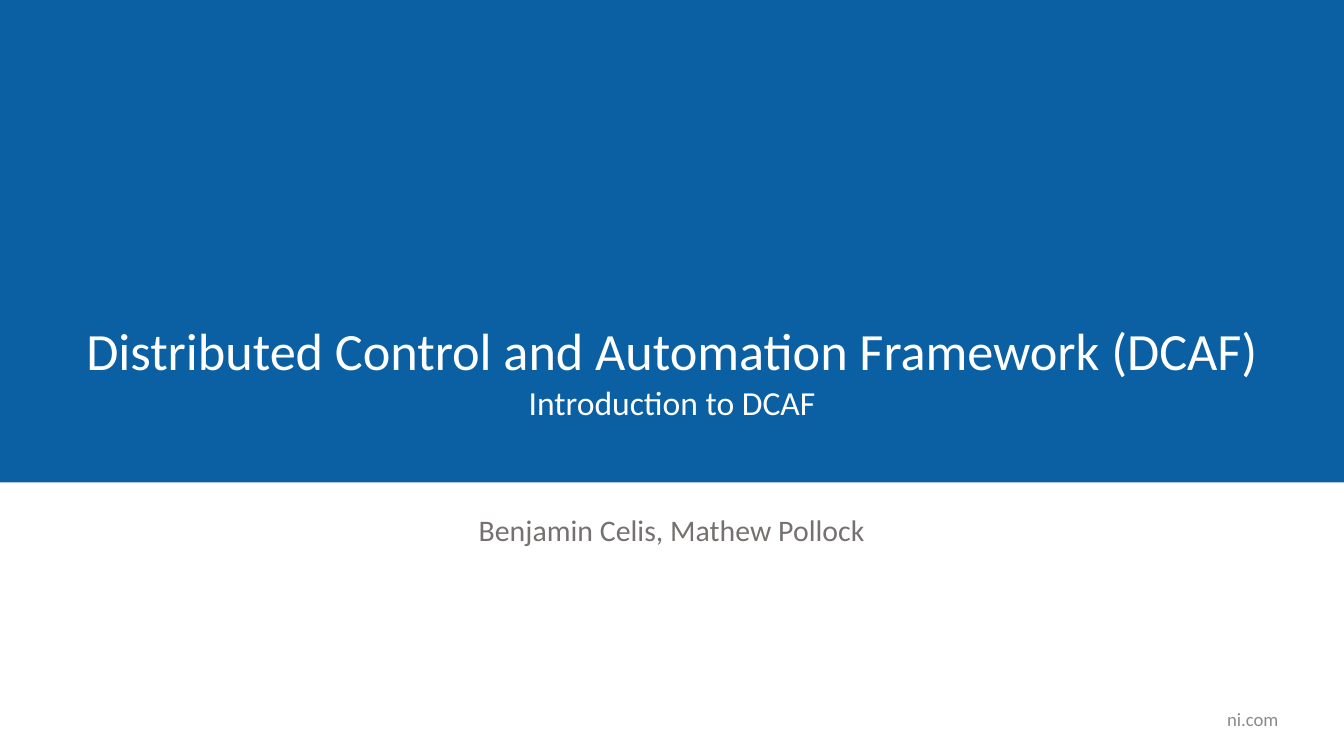
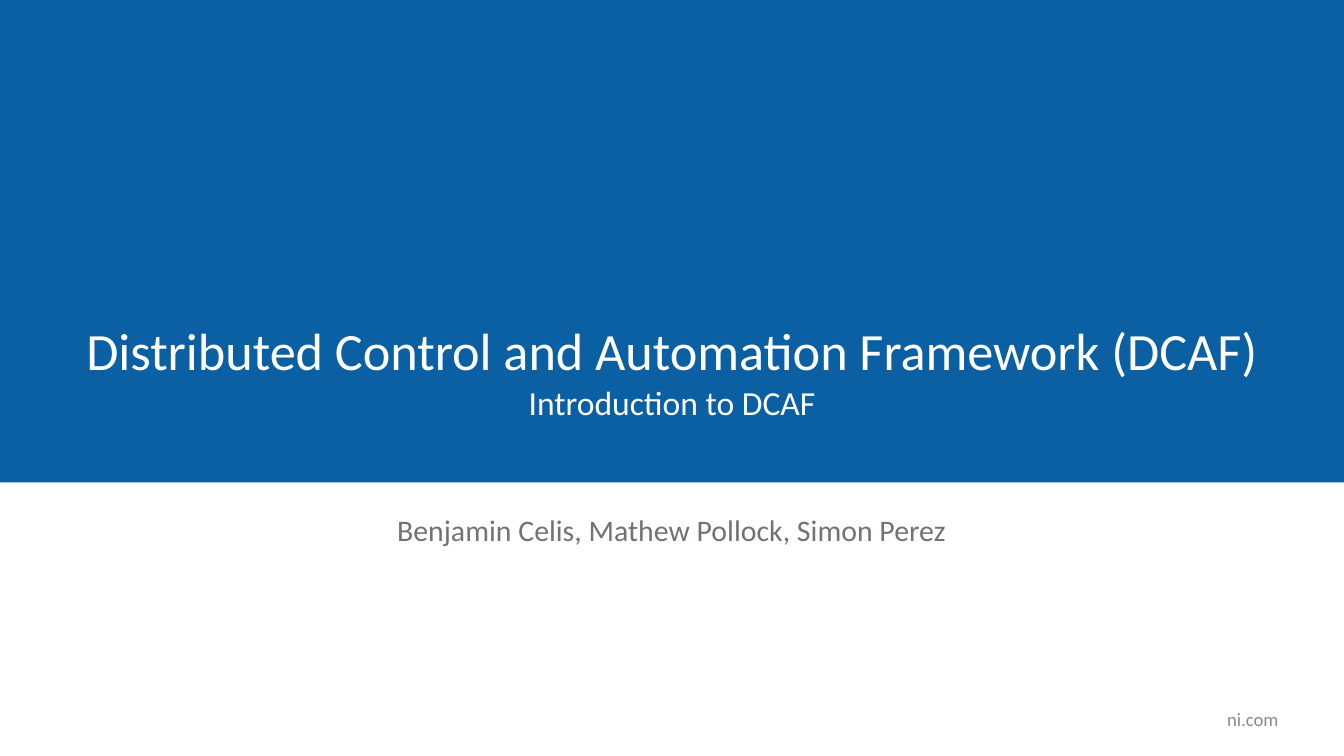
Before and after one commit to LabVIEW-DCAF/Documentation, a slide deck: slide 1 of Trunk/Getting Started Material/DCAF Training/1 Introduction to DCAF.pptx. Drawn at 1344x756 pixels with LibreOffice and Linux fonts; fonts in the diff are those of the drawing; background and template pictures are left out. Boxes give left, top, right and bottom in pixels: in the first picture for what was removed or moved away, otherwise in the second. Text is boxed around its words. In the diff, an @@ line names an element or a change of style, - is before the commit and + after.

```diff
--- a/Trunk/Getting Started Material/DCAF Training/1 Introduction to DCAF.pptx
+++ b/Trunk/Getting Started Material/DCAF Training/1 Introduction to DCAF.pptx
@@ text at bbox=[397, 520, 945, 546]: text changed @@
-Benjamin Celis, Mathew Pollock
+Benjamin Celis, Mathew Pollock, Simon Perez
```
Also in this commit, not shown: 18 other slides changed, 10 slides added, 13 slides removed, 1 other file.
